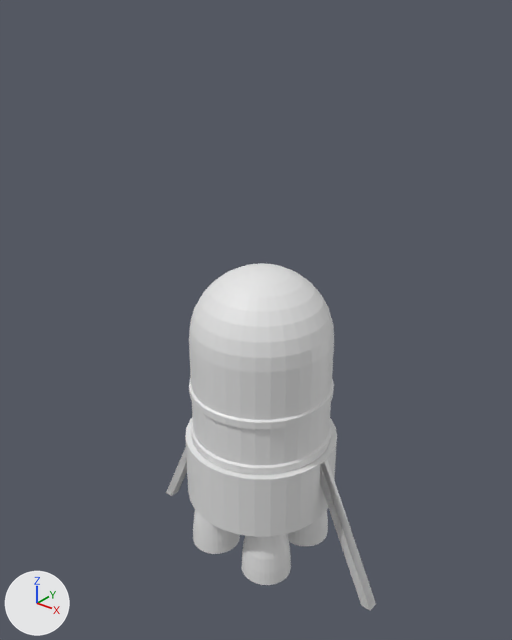
Before and after pictures for a commit that changed the Blender file Models/LabItems/lunarlander.blend.
The view is the same before and after, from a camera (50 mm lens) standing at (5.4, -6.87, 5.75) and looking at (-0.1, 0.0, 1.49). Arrows for +X, +Y and +Z are at lower left; the lights stay in place.
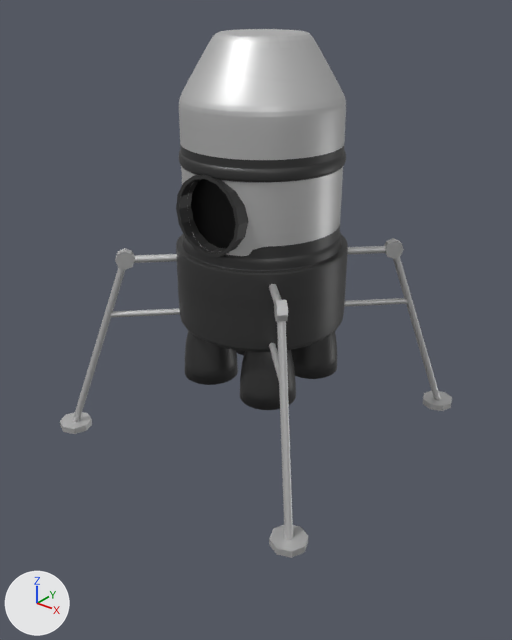
Pixel boxes [x1, y1, x2, y2] of what changed, in the pictures (512 x 640 px):
'MainCapsule', added: after [176, 29, 348, 352]
'Sphere', deleted: before [189, 263, 334, 475]
'Cylinder', recoloured, moved: before [193, 510, 328, 585]; after [185, 331, 337, 410]
'Cylinder.001', deleted: before [185, 418, 337, 537]
'LandingStrut', added: after [60, 238, 452, 558]
'Cube', deleted: before [166, 447, 376, 611]
'Tube', added (black): after [176, 175, 249, 257]
'Plane', added (black): after [191, 179, 236, 248]

The change, as a list of edits to the scene's bpy script:
```text
Add img_lunarlander:
    img_lunarlander = load_image('LunarLander', '../../RatFrenzy/Assets/Models/WinScreen/LunarLanderTex.png', 2048, 2048, 'sRGB')
Add mat_maincapsule:
    mat_maincapsule = principled_material('MainCapsule')
    mat_maincapsule.texture = img_lunarlander
    mat_maincapsule.metallic = 0.625
    mat_maincapsule.roughness = 0.475
    mat_maincapsule.specular_ior_level = 0.725
Change me_cylinder_001:
    where me_cylinder_001.from_pydata(...)  # 160 vertices, 130 faces; spans x 0.28..1.88, y 0.28..1.88, z -1.0..1.0
    add me_cylinder_001.materials.append(mat_maincapsule)  # picture img_lunarlander
Add me_sphere_1:
    me_sphere_1.from_pydata(...)  # 622 vertices, 598 faces; spans x -1.12..1.12, y -1.12..1.12, z 1.58..5.18
    me_sphere_1.materials.append(mat_maincapsule)  # picture img_lunarlander
Add me_plane:
    me_plane.from_pydata(...)  # 4 vertices, 1 face; spans x -1.0..1.0, y -1.0..1.0, z 0.0
    me_plane.materials.append(mat_maincapsule)  # picture img_lunarlander
Add me_cylinder_004:
    me_cylinder_004.from_pydata(...)  # 64 vertices, 49 faces; spans x -1.0..1.0, y -1.0..1.0, z -47.5..1.1
    me_cylinder_004.materials.append(mat_maincapsule)  # picture img_lunarlander
Add me_cylinder:
    me_cylinder.from_pydata(...)  # 224 vertices, 116 faces; spans x 15.0..43.6, y 15.0..43.6, z -2.5..-0.3
    me_cylinder.materials.append(mat_maincapsule)  # picture img_lunarlander
Remove ob_sphere:
    ob_sphere = bpy.data.objects.new('Sphere', me_sphere)
    ob_sphere.location = (0.0, 0.0, 2.15)
Change ob_cylinder:
    add ob_cylinder.parent = ob_maincapsule
    ob_cylinder.location: (0.0, 0.0, -1.799) -> (0.0, 0.0, 1.227)
Remove ob_cylinder_001:
    ob_cylinder_001 = bpy.data.objects.new('Cylinder.001', me_cylinder_002)
    ob_cylinder_001.location = (0.0, 0.0, -0.81)
    ob_cylinder_001.scale = (1.12, 1.12, 0.499)
Remove ob_cube:
    ob_cube = bpy.data.objects.new('Cube', me_cube_001)
    ob_cube.location = (0.0, 0.0, 0.0)
    _m = ob_cube.modifiers.new('Mirror', 'MIRROR')
    _m.use_axis = (True, True, False)
Add ob_maincapsule:
    ob_maincapsule = bpy.data.objects.new('MainCapsule', me_sphere_1)
    ob_maincapsule.location = (0.0, 0.0, 0.0)
    _m = ob_maincapsule.modifiers.new('Subdivision', 'SUBSURF')
    _m.levels = 2
Add ob_plane:
    ob_plane = bpy.data.objects.new('Plane', me_plane)
    ob_plane.parent = ob_maincapsule
    ob_plane.location = (0.0, -0.832, 3.248)
    ob_plane.rotation_euler = (1.571, 0.0, 0.0)  # degrees (90, 0, 0)
    ob_plane.scale = (0.491, 0.491, 0.491)
Add ob_tube:
    ob_tube = bpy.data.objects.new('Tube', me_cylinder_004)
    ob_tube.parent = ob_maincapsule
    ob_tube.location = (0.0, -0.998, 3.242)
    ob_tube.rotation_euler = (1.571, 0.0, 0.0)  # degrees (90, 0, 0)
    ob_tube.scale = (0.488, 0.488, 0.0378)
Add ob_landingstrut:
    ob_landingstrut = bpy.data.objects.new('LandingStrut', me_cylinder)
    ob_landingstrut.parent = ob_maincapsule
    ob_landingstrut.location = (0.0, 0.0, 2.96)
    ob_landingstrut.scale = (0.0479, 0.0479, 1.21)
    _m = ob_landingstrut.modifiers.new('Mirror', 'MIRROR')
    _m.use_axis = (True, True, False)
```
